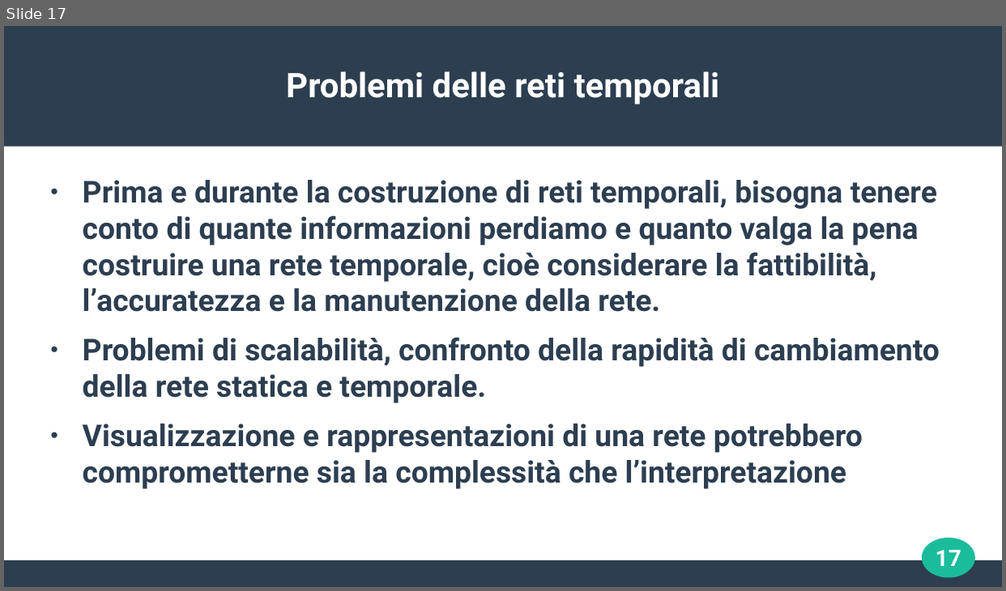
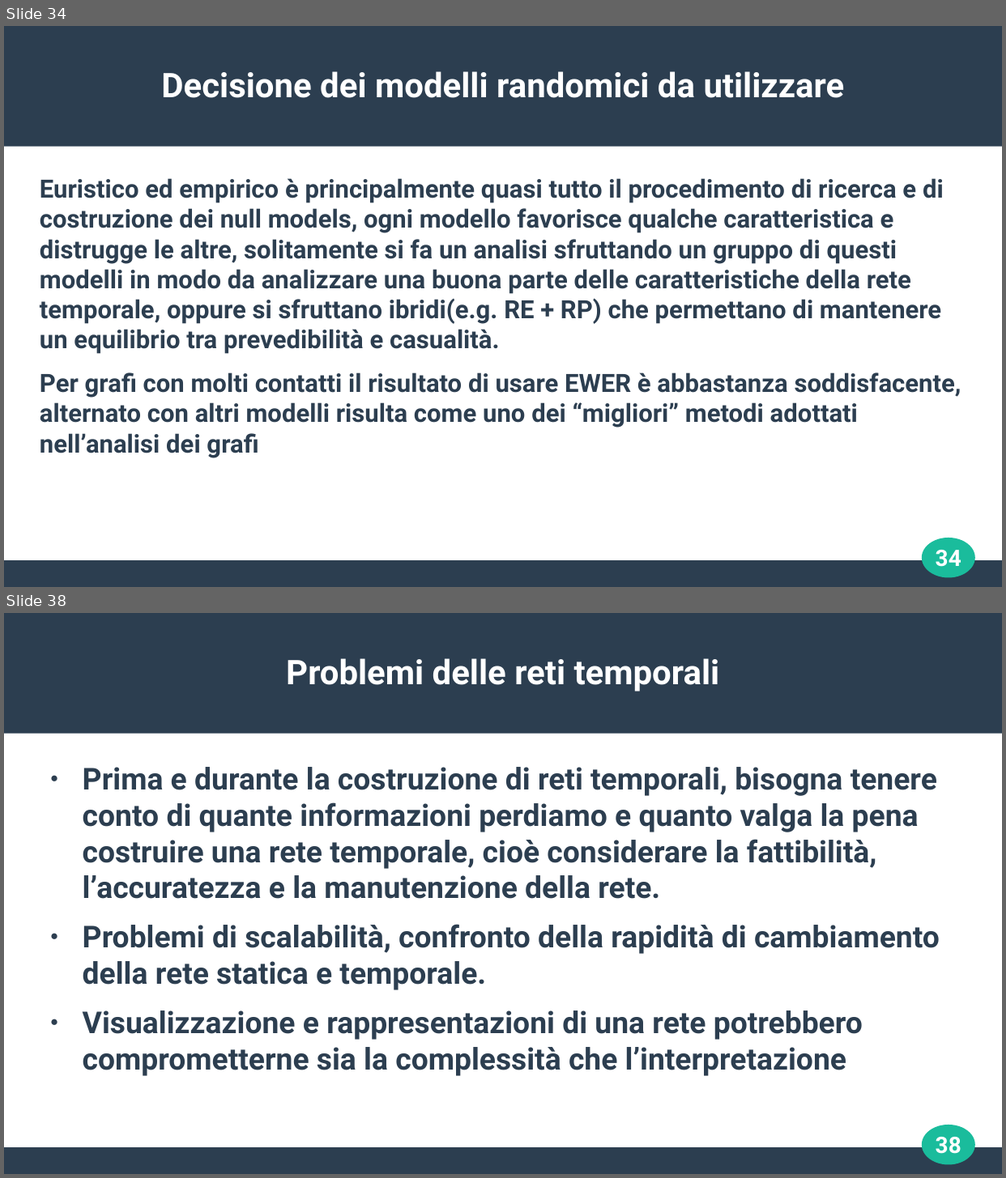
Before and after one commit to josura/appunti_e_cose_condivise, a slide deck: Data_mining/seminario/seminario_TemporalNetwork-GL.odp. Shown one above the other, each under a label of ours: slide 17 before the commit, slides 34 and 38 after it; the slides between them are not shown. The pictures are 1006x591 and 1006x1178 pixels, drawn with LibreOffice and Linux fonts; fonts in the diff are those of the drawing. Boxes give left, top, right and bottom in pixels: in the first picture for what was removed or moved away, otherwise in the second. Text is boxed around its words. In the diff, an @@ line names an element or a change of style, - is before the commit and + after.

```diff
--- a/Data_mining/seminario/seminario_TemporalNetwork-GL.odp
+++ b/Data_mining/seminario/seminario_TemporalNetwork-GL.odp
@@ slide 34 added at box(4, 26, 1002, 587), background #FFFFFF; not listed: 3 template elements that a slide beside it also shows @@
@@ title added at box(161, 71, 845, 98), 27 pt, text #FFFFFF, bold @@
+Decisione dei modelli randomici da utilizzare
@@ text added at box(40, 178, 961, 459), 20 pt, text #2C3E50, bold @@
+Euristico ed empirico è principalmente quasi tutto il procedimento di ricerca e di costruzione dei null models, ogni modello favorisce qualche caratteristica e distrugge le altre, solitamente si fa un analisi sfruttando un gruppo di questi modelli in modo da analizzare una buona parte delle caratteristiche della rete temporale, oppure si sfruttano ibridi(e.g. RE + RP) che permettano di mantenere un equilibrio tra prevedibilità e casualità.
+Per grafi con molti contatti il risultato di usare EWER è abbastanza soddisfacente, alternato con altri modelli risulta come uno dei “migliori” metodi adottati nell’analisi dei grafi
@@ page number added at box(936, 550, 961, 567), 18 pt, text #FFFFFF, bold @@
+34
@@ what was slide 17 is now slide 38 @@
@@ page number at box(936, 1137, 961, 1154): text changed @@
-17
+38
```
Also in this commit, not shown: 7 slides changed, 23 other slides added, 1 other file.
